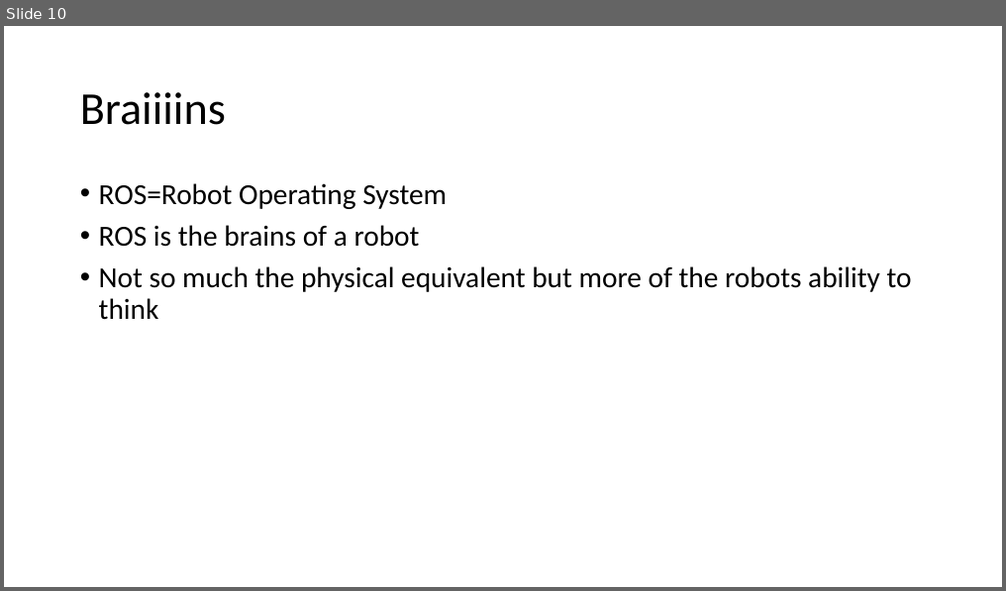
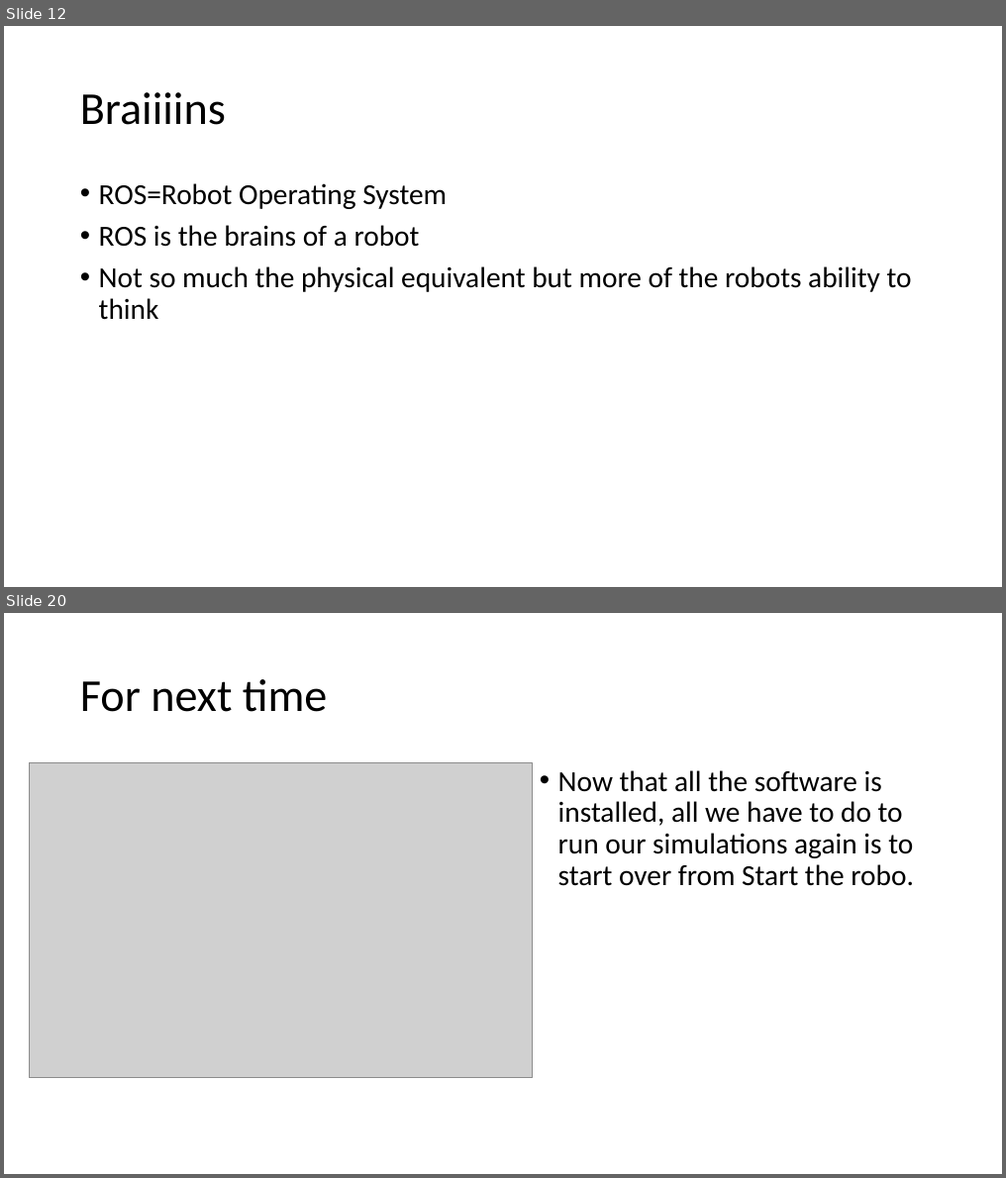
Before and after one commit to JacobLMiller/BTArobot, a slide deck: Tutorials/MainTutorial.pptx. Shown one above the other, each under a label of ours: slide 10 before the commit, slides 12 and 20 after it; the slides between them are not shown. The pictures are 1006x591 and 1006x1178 pixels, drawn with LibreOffice and Linux fonts; fonts in the diff are those of the drawing; grey boxes stand for pictures. Boxes give left, top, right and bottom in pixels: in the first picture for what was removed or moved away, otherwise in the second. Text is boxed around its words. In the diff, an @@ line names an element or a change of style, - is before the commit and + after.

```diff
--- a/Tutorials/MainTutorial.pptx
+++ b/Tutorials/MainTutorial.pptx
@@ slide 20 added at <box>4,613,1002,1174</box>, background #FFFFFF @@
@@ title added at <box>80,679,328,712</box>, 44 pt, text #000000 @@
+For next time
@@ picture added at <box>29,762,533,1078</box> @@
@@ text added at <box>558,770,914,886</box>, 28 pt, text #000000 @@
+• Now that all the software is installed, all we have to do to run our simulations again is to start over from Start the robo.
@@ what was slide 10 is now slide 12 @@
```
Also in this commit, not shown: 4 slides changed, 6 other slides added, 2 slides removed.
